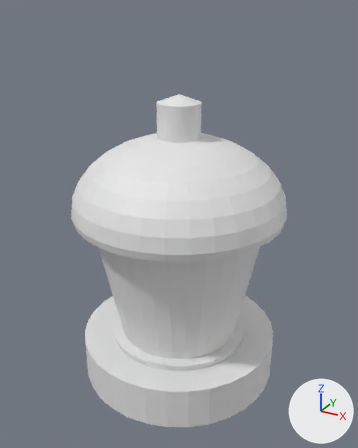
Two versions of the FBX model lamp.fbx, one commit apart.
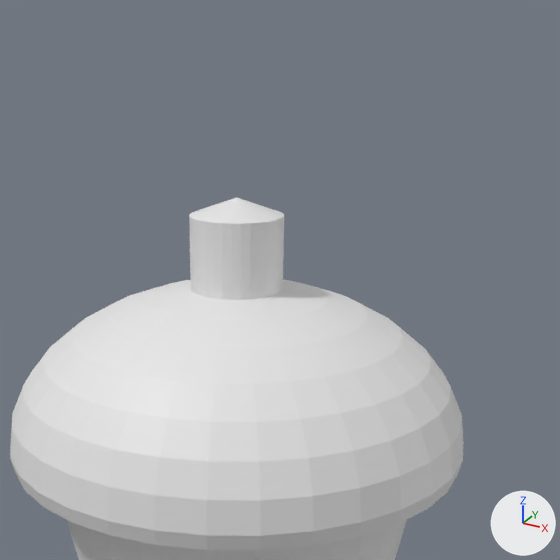
There are two pictures of each version: one whole from a 50 mm camera at (0.778, -1.414, 0.64) aimed at (-0.006, 0.011, -0.072), one close up on the part from 19% to 93% of the width and 0% to 59% of the height. The lights are fixed; the arrows at lower right show +X, +Y and +Z.
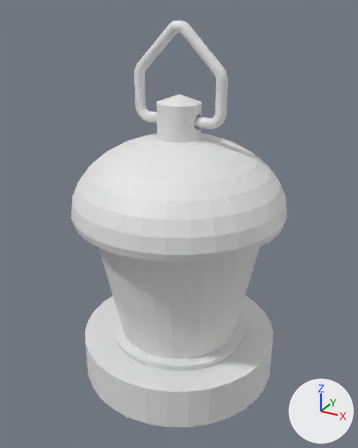
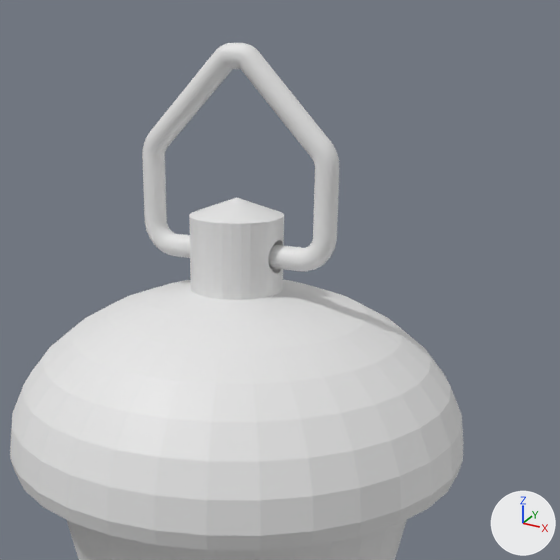
Location of each change, [x1, y1, x2, y2] in pixels of the close-ups (560 x 560 px):
'Handle', added
    after: [142, 43, 340, 271]
part 1 of me_sphere, built on
    both: [267, 217, 284, 297]

The change, as a list of edits to the scene's bpy script:
```text
Change me_sphere:
    used by ob_sphere; location = (0.0, 0.0, 0.302)
    remove me_sphere.from_pydata(...)  # 1188 vertices, 1249 faces; spans x -0.37..0.37, y -0.37..0.37, z -1.105..0.083
    add me_sphere.from_pydata(...)  # 1361 vertices, 1414 faces; spans x -0.37..0.37, y -0.37..0.37, z -1.105..0.083
    me_sphere part 1
    8 faces are deleted
    58 vertices are added at x -0.072..0.072, y -0.025..0.025, z -0.025..0.025
    10 new vertices lie (0.136, 0.0, 0.0) away from vertices in x -0.068, y -0.025..0.025, z -0.01..0.01
    8 new vertices lie (0.0, 0.005, 0.0) away from vertices in x -0.072..0.072, y -0.005..0.0, z -0.025..0.025
    44 new faces join them, mat_metall (white #e7e7e7)
Add me_cylinder:
    me_cylinder.from_pydata(...)  # 1379 vertices, 1391 faces; spans x -0.165..0.165, y -0.018..0.018, z -0.018..0.299
    me_cylinder.materials.append(mat_metall)  # white #e7e7e7
Add ob_handle:
    ob_handle = bpy.data.objects.new('Handle', me_cylinder)
    ob_handle.location = (0.0, 0.0, 0.302)
```
